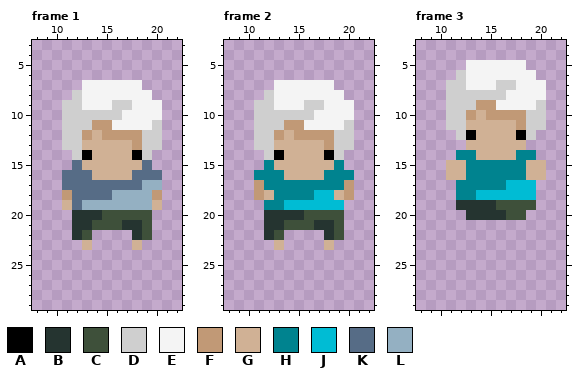
Pixel-art file, stored at Assets/_Project/Sprites/Sources/player-down-light.ase. That is the earlier state.
32x32 pixels, 5 frames. Shown: frame 1: x 8..22, y 3..29; frame 2: x 8..22, y 3..29; frame 3: x 8..22, y 3..29. The commit also changed other frames, which this record leaves out.
Palette (. is transparent): A #000000  B #253430  C #3e503a  D #cfcfcf  E #f4f4f4  F #c19976  G #d0b195  H #00838f  J #00bcd4  K #566c86  L #94b0c2
Pixels before, frame 1, first column x 11:
 7 ..EEEEEE..
 8 .DEEEEEEE.
 9 DDEEEDDEEE
10 DDDDDDEEEE
11 DDDFFEEEED
12 DDFGFFFFDD
13 DDGGGGGFDD
14 .DAGGGGAD.
15 .KGGGGGGK.
16 KKKGGGGKKK
17 KKKKKKKKLL
18 FKKKKLLLLF
19 GKLLLLLLLG
20 .BBBCCCCC.
21 .BBCCCBBC.
22 .BC....BC.
23 ..G....G..
Pixels before, frame 2, first column x 11:
 7 ..EEEEEE..
 8 .DEEEEEEE.
 9 DDEEEDDEEE
10 DDDDDDEEEE
11 DDDFFEEEED
12 DDFGFFFFDD
13 DDGGGGGFDD
14 .DAGGGGAD.
15 .HGGGGGGH.
16 HHHGGGGHHH
17 FHHHHHHHHF
18 FGHHHHJJGF
19 .HHJJJJJJ.
20 .BBBBCCCC.
21 .BBCCCBBC.
22 .BC....BC.
23 ..G....G..
Pixels before, frame 3, first column x 11:
 5 ..EEEEEE..
 6 .DEEEEEEE.
 7 DDEEEDDEEE
 8 DDDDDDEEEE
 9 DDDFFEEEED
10 DDFGFFFFDD
11 DDGGGGGFDD
12 .DAGGGGAD.
13 ..GGGGGG..
14 .HHGGGGHH.
15 GGHHHHHHGG
16 GGHHHHHHGG
17 .HHHHHJJJ.
18 .HHJJJJJJ.
19 .BBBBCCCC.
20 ..BBBBCC..
And afterwards:
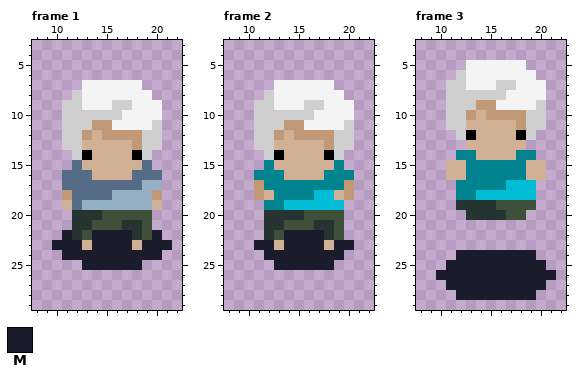
Colours new in this view: M #1a1c2c
The edit:
layer "Shadow" added
Frame 1, layer "Shadow":
Colour M now appears in row 22 at x 11, 14 to 17 and 20; in row 23 at x 10 to 12, 14 to 17 and 19 to 21; in row 24 at x 11 to 20; in row 25 at x 13 to 18.
Frame 2, layer "Shadow":
Colour M now appears in row 22 at x 14 to 17; in row 23 at x 11 to 12, 14 to 17 and 19 to 20; in row 24 at x 12 to 19; in row 25 at x 13 to 18.
Frame 3, layer "Shadow":
Colour M now appears in row 24 at x 12 to 19; in row 25 at x 11 to 20; in row 26 at x 10 to 21; in row 27 at x 11 to 20; in row 28 at x 12 to 19.
